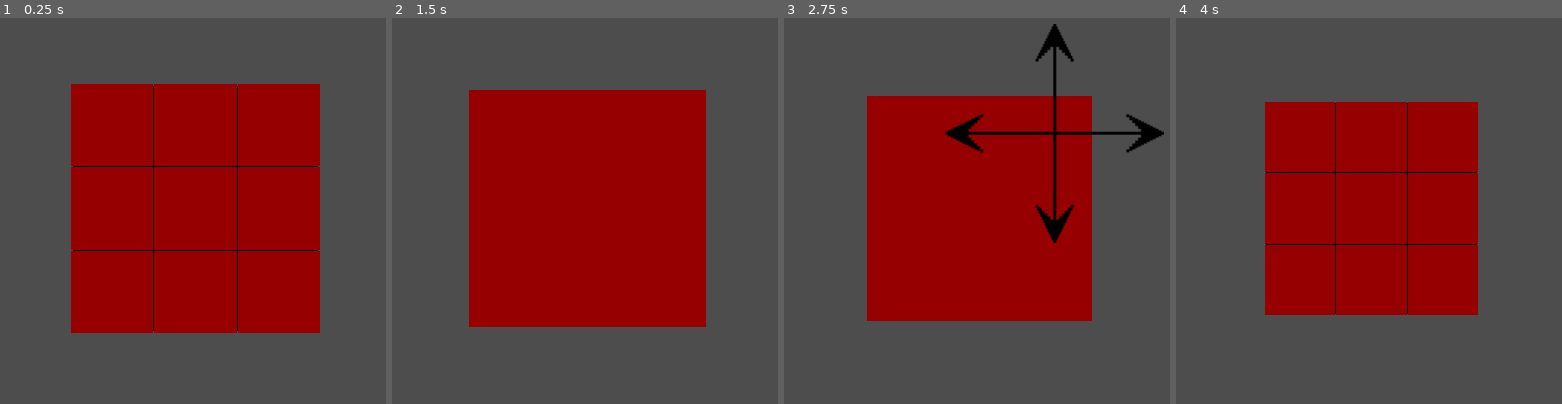
Above: before the commit, frames 1-4 (left to right).
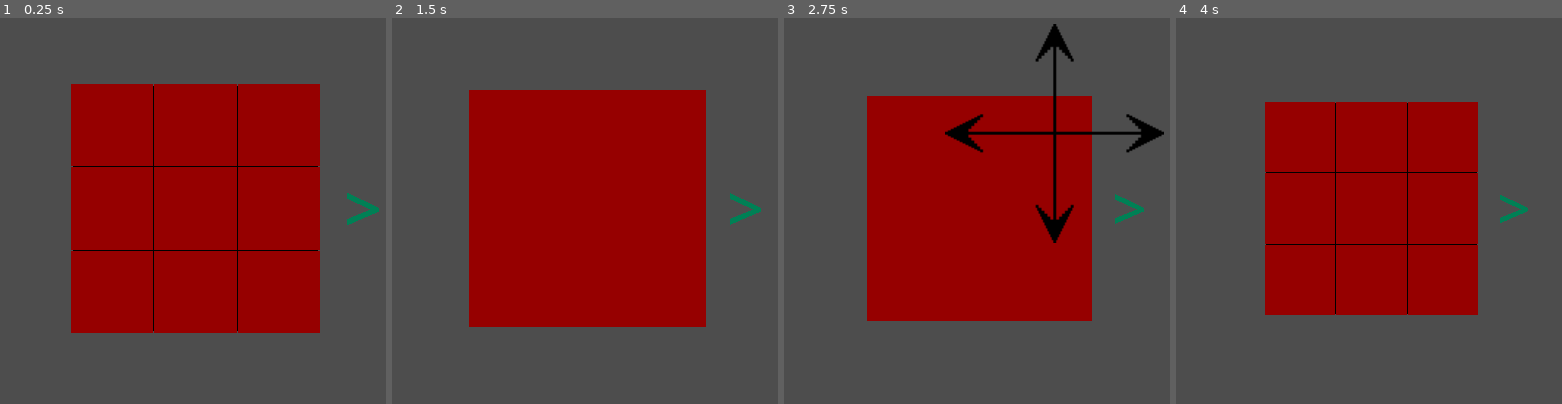
Above: after the commit, the same moments.

Repository: yannprada/n-cube
Game: Godot game, scene res://playground.tscn
Same seed, same stepped clock (60 frames per second), same inputs: the game is played once before the commit and once after it.
Inputs (mouse positions are in pixels of both pictures, inside the frame that each line leads up to):
- Up to frame 1 (0.25 s): no input
- Up to frame 2 (1.5 s): tap Enter at 0.5 s; move the mouse to (762, 187) at 0.52 s; tap Mouse wheel down (MWD) at 0.6 s; click (762, 187) at 0.67 s; tap Space at 1.25 s; drag from (426, 230) to (546, 299) at 1.27 s
- Up to frame 3 (2.75 s): tap Enter at 2 s; move the mouse to (1058, 110) at 2.02 s; tap Mouse wheel down (MWD) at 2.1 s; click (1058, 110) at 2.17 s
- Up to frame 4 (4 s): tap Space at 2.75 s; drag from (1330, 299) to (outside the picture) at 2.77 s; tap Enter at 3.5 s; move the mouse to (outside the picture) at 3.52 s; tap Mouse wheel down (MWD) at 3.6 s; click (outside the picture) at 3.67 s

The runs differ from the first frame. In frame 1, 0.2% of the frame differs, in the area x 89-99%, y 45-54%; in frame 2, 0.2%; in frame 3, 0.2%; in frame 4, 0.2%.

Commit message:
refactoring and starting with 3d arrows

Diff:
--- /dev/null
+++ b/arrow.gd
@@ -0,0 +1,16 @@
+extends Area3D
+
+const ARROW_ON: Resource = preload("res://material/arrow_on.tres")
+const ARROW_OFF: Resource = preload("res://material/arrow_off.tres")
+
+
+func _on_mouse_entered() -> void:
+	%Mesh.mesh.material = ARROW_ON
+
+
+func _on_mouse_exited() -> void:
+	%Mesh.mesh.material = ARROW_OFF
+
+
+func _on_input_event(camera: Node, event: InputEvent, event_position: Vector3, normal: Vector3, shape_idx: int) -> void:
+	print(event)
--- /dev/null
+++ b/arrow.tscn
@@ -0,0 +1,28 @@
+[gd_scene load_steps=5 format=3 uid="uid://dis0jw1vlcial"]
+
+[ext_resource type="Script" uid="uid://b7tvcsvwi2066" path="res://arrow.gd" id="1_l5ahi"]
+[ext_resource type="Material" uid="uid://bd3mpmqjro6bc" path="res://material/arrow_off.tres" id="2_2ndhl"]
+
+[sub_resource type="BoxShape3D" id="BoxShape3D_kks1g"]
+size = Vector3(0.1, 0.1, 0.01)
+
+[sub_resource type="TextMesh" id="TextMesh_l5ahi"]
+material = ExtResource("2_2ndhl")
+text = ">"
+depth = 0.0
+offset = Vector2(0.4, 0.4)
+
+[node name="Arrow" type="Area3D"]
+transform = Transform3D(5, 0, 0, 0, 5, 0, 0, 0, 5, 0, 0, 0)
+script = ExtResource("1_l5ahi")
+
+[node name="CollisionShape3D" type="CollisionShape3D" parent="."]
+shape = SubResource("BoxShape3D_kks1g")
+
+[node name="Mesh" type="MeshInstance3D" parent="CollisionShape3D"]
+unique_name_in_owner = true
+mesh = SubResource("TextMesh_l5ahi")
+
+[connection signal="input_event" from="." to="." method="_on_input_event"]
+[connection signal="mouse_entered" from="." to="." method="_on_mouse_entered"]
+[connection signal="mouse_exited" from="." to="." method="_on_mouse_exited"]
--- a/box.gd
+++ b/box.gd
@@ -3,15 +3,9 @@
 const SQUARE_SCENE: PackedScene = preload("res://square.tscn")
 
 
-func post_init(at: Vector3, faces_coords: Array[Vector3i]) -> void:
+func post_init(at: Vector3, faces_normals: Array[Vector3i]) -> void:
 	position = at
-	for coords in faces_coords:
+	for normals in faces_normals:
 		var square = SQUARE_SCENE.instantiate()
 		add_child(square)
-		square.post_init(coords)
-
-
-func add_side(coords: Vector3, rot: Vector3, color: Resource) -> void:
-	var square = SQUARE_SCENE.instantiate()
-	add_child(square)
-	square.post_init(coords, rot, color)
+		square.post_init(normals)
--- a/cube.gd
+++ b/cube.gd
@@ -37,28 +37,25 @@
 	for i in SIZE:
 		for j in SIZE:
 			for k in SIZE:
-				var faces_coords: Array[Vector3i] = []
-				if i == 0:
-					faces_coords.append(Vector3i(-1, 0, 0))
-				elif i == SIZE - 1:
-					faces_coords.append(Vector3i(1, 0, 0))
-				if j == 0:
-					faces_coords.append(Vector3i(0, -1, 0))
-				elif j == SIZE - 1:
-					faces_coords.append(Vector3i(0, 1, 0))
-				if k == 0:
-					faces_coords.append(Vector3i(0, 0, -1))
-				elif k == SIZE - 1:
-					faces_coords.append(Vector3i(0, 0, 1))
-				var pos = Vector3(i + OFFSET, j + OFFSET, k + OFFSET)
-				boxes[pos] = add_box(pos, faces_coords)
+				add_box(i, j, k)
 
 
-func add_box(pos: Vector3, faces_coords: Array[Vector3i]) -> Node3D:
+func add_box(i: int, j: int, k: int) -> void:
+	var faces_normals: Array[Vector3i] = []
+	var numbers = [0, SIZE-1]
+	var values = [-1, 1]
+	for a in 2:
+		if i == numbers[a]:
+			faces_normals.append(Vector3i(values[a], 0, 0))
+		if j == numbers[a]:
+			faces_normals.append(Vector3i(0, values[a], 0))
+		if k == numbers[a]:
+			faces_normals.append(Vector3i(0, 0, values[a]))
+	var pos = Vector3(i + OFFSET, j + OFFSET, k + OFFSET)
 	var box = BOX_SCENE.instantiate()
-	box.post_init(pos, faces_coords)
+	box.post_init(pos, faces_normals)
 	add_child(box)
-	return box
+	boxes[pos] = box
 
 
 func reset():
@@ -136,6 +133,7 @@
 	var pos = box.position
 	var result: Array[Node3D] = []
 	for vec in boxes:
+		# are vec and pos on the same plane, defined by axis as the normal
 		if (
 			(abs(axis.x) > 0 and abs(vec.x - pos.x) < POS_CHECK_MARGIN) or
 			(abs(axis.y) > 0 and abs(vec.y - pos.y) < POS_CHECK_MARGIN) or
--- /dev/null
+++ b/material/arrow_off.tres
@@ -0,0 +1,5 @@
+[gd_resource type="StandardMaterial3D" format=3 uid="uid://bd3mpmqjro6bc"]
+
+[resource]
+shading_mode = 0
+albedo_color = Color(0, 0.5, 0.333333, 1)
--- /dev/null
+++ b/material/arrow_on.tres
@@ -0,0 +1,5 @@
+[gd_resource type="StandardMaterial3D" format=3 uid="uid://cg1hvl22k7fbp"]
+
+[resource]
+shading_mode = 0
+albedo_color = Color(0, 1, 0.666667, 1)
--- a/playground.tscn
+++ b/playground.tscn
@@ -1,8 +1,9 @@
-[gd_scene load_steps=4 format=3 uid="uid://dknxotbcrytcs"]
+[gd_scene load_steps=5 format=3 uid="uid://dknxotbcrytcs"]
 
 [ext_resource type="Script" uid="uid://bcbxf3anv5und" path="res://cube.gd" id="1_rupst"]
 [ext_resource type="Script" uid="uid://chk6eg4huwbvs" path="res://camera_pivot.gd" id="2_m8u5f"]
 [ext_resource type="Script" uid="uid://b5yke2pp1xypg" path="res://camera.gd" id="2_wt17y"]
+[ext_resource type="PackedScene" uid="uid://dis0jw1vlcial" path="res://arrow.tscn" id="4_is3ju"]
 
 [node name="Playground" type="Node3D"]
 
@@ -19,3 +20,6 @@
 unique_name_in_owner = true
 transform = Transform3D(1, 0, 0, 0, 1, 0, 0, 0, 1, 0, 0, 5)
 script = ExtResource("2_wt17y")
+
+[node name="Arrow" parent="." instance=ExtResource("4_is3ju")]
+transform = Transform3D(5, 0, 0, 0, 5, 0, 0, 0, 5, 2, 0, 1.5)
Not shown, added: arrow.gd.uid
